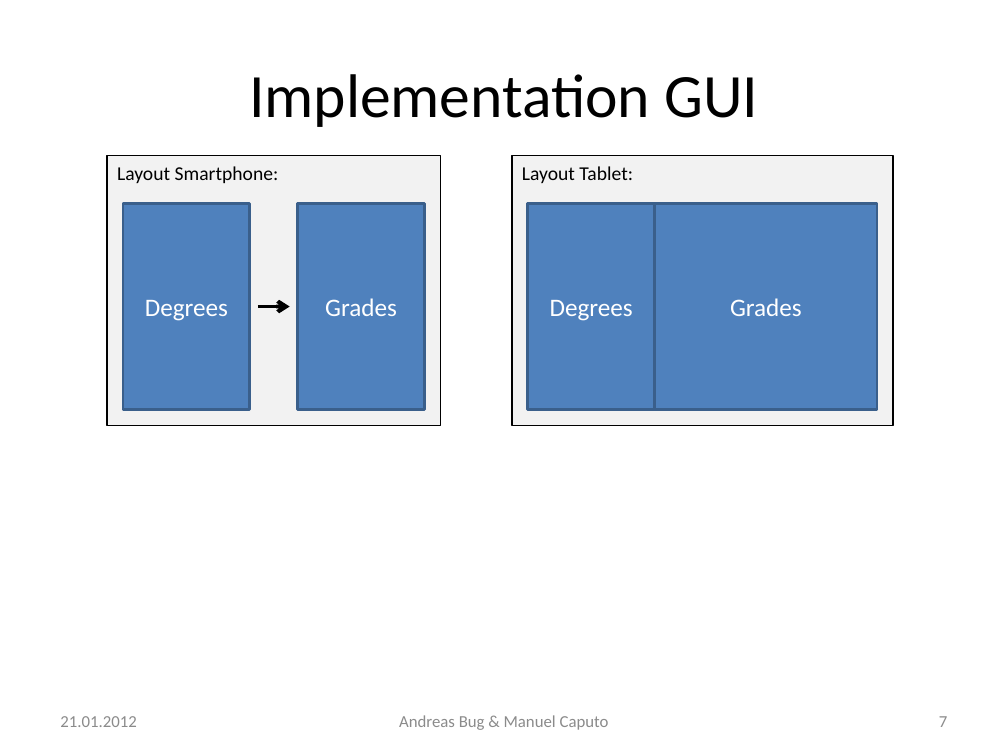
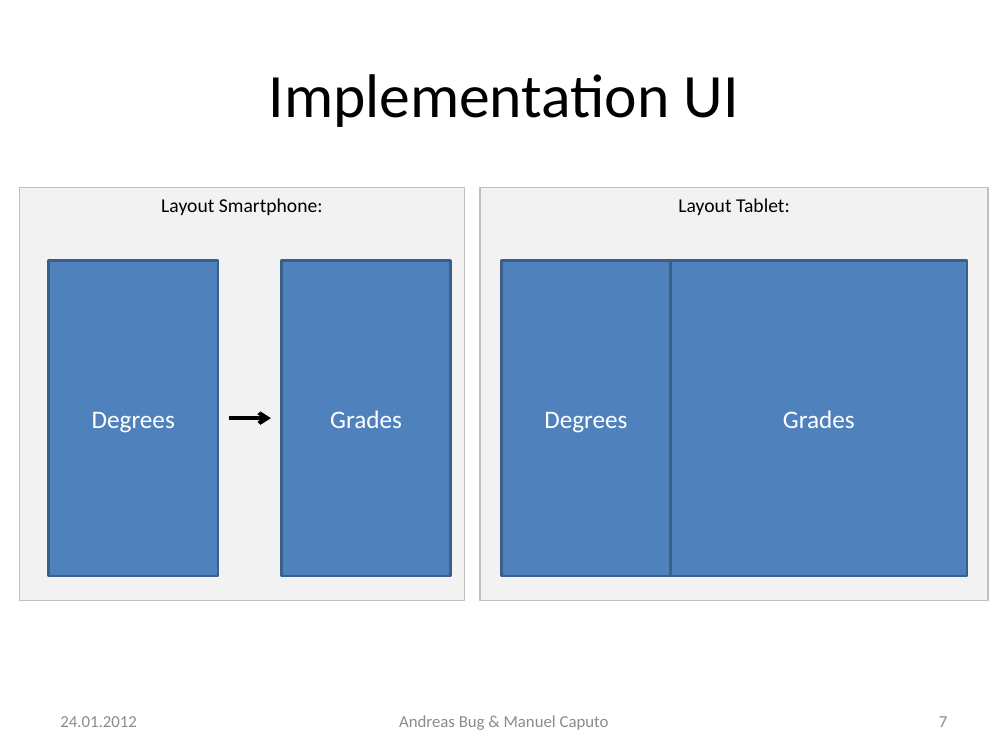
Before and after one commit to n0rf/htwg-grade-app, a slide deck: slide 7 of docs/notenapp-praesi.pptx. Drawn at 1008x756 pixels with LibreOffice and Linux fonts; fonts in the diff are those of the drawing. Boxes give left, top, right and bottom in pixels: in the first picture for what was removed or moved away, otherwise in the second. Text is boxed around its words. In the diff, an @@ line names an element or a change of style, - is before the commit and + after.

```diff
--- a/docs/notenapp-praesi.pptx
+++ b/docs/notenapp-praesi.pptx
@@ title at (269,74,739,127): text changed @@
-Implementation GUI
+Implementation UI
@@ rectangle "Layout Smartphone:": place and size @@
-rectangle "Layout Smartphone:" at (107,156,440,426)
+rectangle "Layout Smartphone:" at (20,187,465,600)
@@ rectangle "Layout Smartphone:" at (20,187,465,600): alignment left to centre; outline #000000 1 pt to #BFBFBF 1 pt @@
@@ rectangle "Layout Tablet:" at (480,187,988,600): alignment left to centre; outline #000000 1 pt to #BFBFBF 1 pt @@
@@ rectangle "Layout Tablet:": place and size @@
-rectangle "Layout Tablet:" at (512,156,893,426)
+rectangle "Layout Tablet:" at (480,187,988,600)
@@ rectangle "Degrees": place and size @@
-rectangle "Degrees" at (123,204,250,410)
+rectangle "Degrees" at (48,260,218,576)
@@ rectangle "Grades": place and size @@
-rectangle "Grades" at (297,204,424,410)
+rectangle "Grades" at (281,260,451,576)
@@ rectangle "Degrees": place and size @@
-rectangle "Degrees" at (528,204,655,410)
+rectangle "Degrees" at (501,260,670,576)
@@ rectangle "Grades": place and size @@
-rectangle "Grades" at (655,204,877,410)
+rectangle "Grades" at (670,260,967,576)
@@ arrow moved from (258, 306) - (289, 306) to (229, 418) - (271, 418) @@
@@ text at (60,716,136,727): text changed @@
-21.01.2012
+24.01.2012
```
Also in this commit, not shown: 13 other slides changed.
